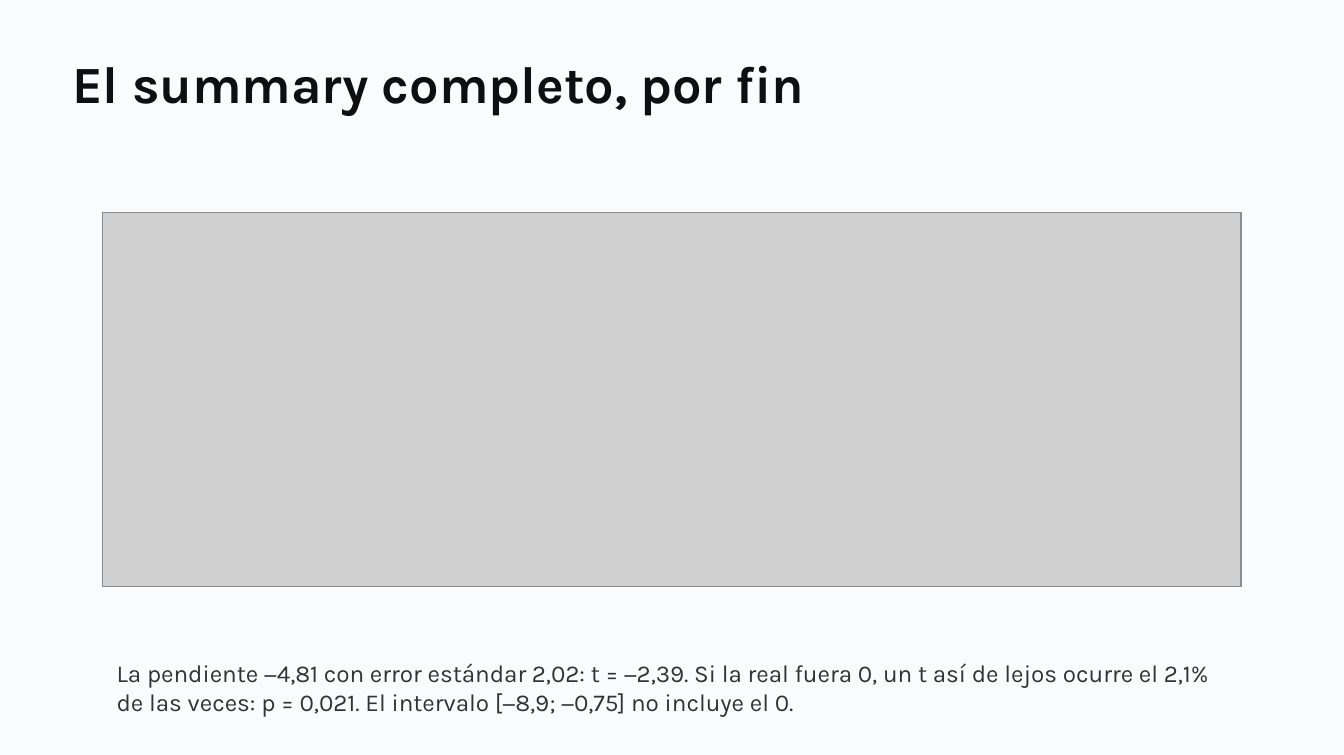
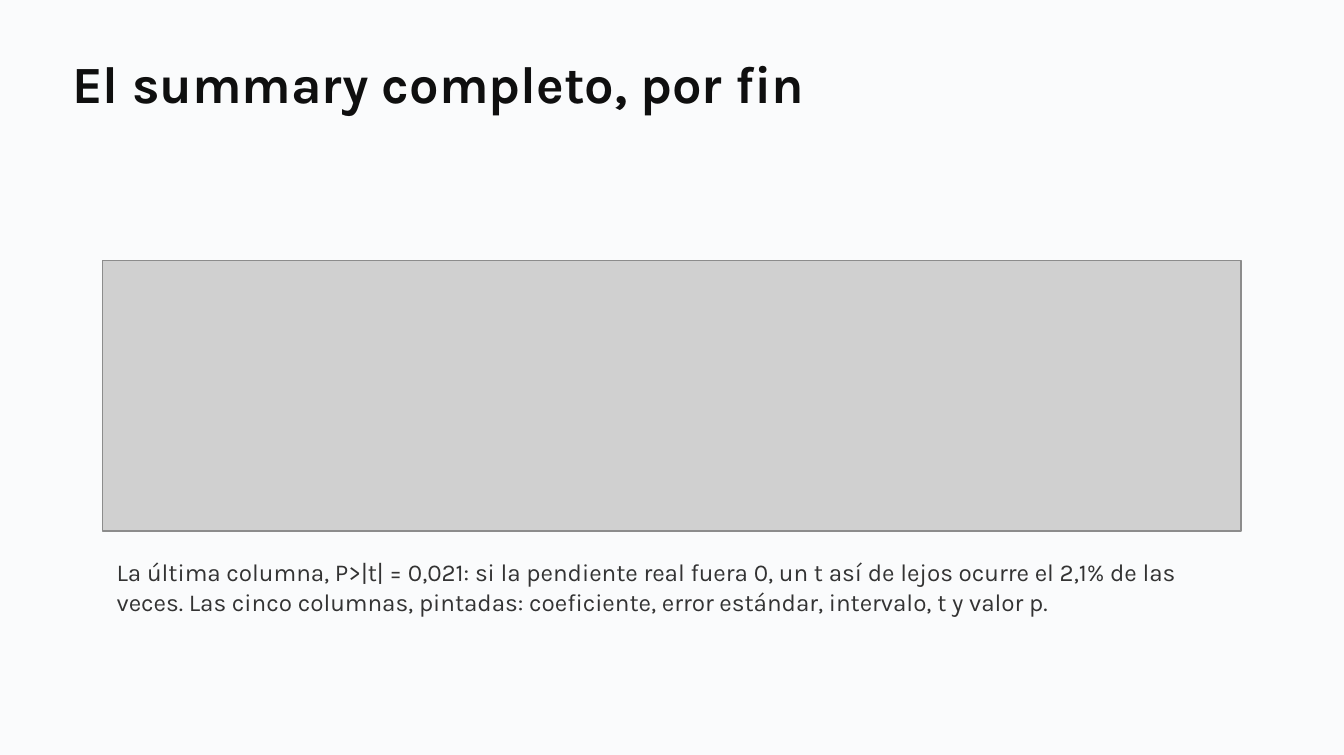
Before and after one commit to daniopitz/diplomado-cdd, a slide deck: slide 33 of presentaciones/clase05_probabilidad_inferencia.pptx (slide 29 before the commit). Drawn at 1344x755 pixels with LibreOffice and Linux fonts; fonts in the diff are those of the drawing; grey boxes stand for pictures. Boxes give left, top, right and bottom in pixels: in the first picture for what was removed or moved away, otherwise in the second. Text is boxed around its words. In the diff, an @@ line names an element or a change of style, - is before the commit and + after.

```diff
--- a/presentaciones/clase05_probabilidad_inferencia.pptx
+++ b/presentaciones/clase05_probabilidad_inferencia.pptx
@@ picture: place and size @@
-picture at <box>102,212,1241,586</box>
+picture at <box>102,261,1241,531</box>
@@ text at <box>117,562,1176,617</box>: text changed @@
-La pendiente −4,81 con error estándar 2,02: t = −2,39. Si la real fuera 0, un t así de lejos ocurre el 2,1% de las veces: p = 0,021. El intervalo [−8,9; −0,75] no incluye el 0.
+La última columna, P>|t| = 0,021: si la pendiente real fuera 0, un t así de lejos ocurre el 2,1% de las veces. Las cinco columnas, pintadas: coeficiente, error estándar, intervalo, t y valor p.
```
Also in this commit, not shown: 33 other slides changed, 2 slides added, 1 other file.
